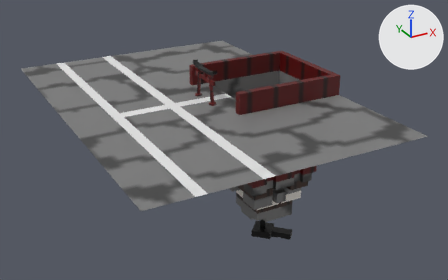
What one commit did to the Blender file stuff.blend.
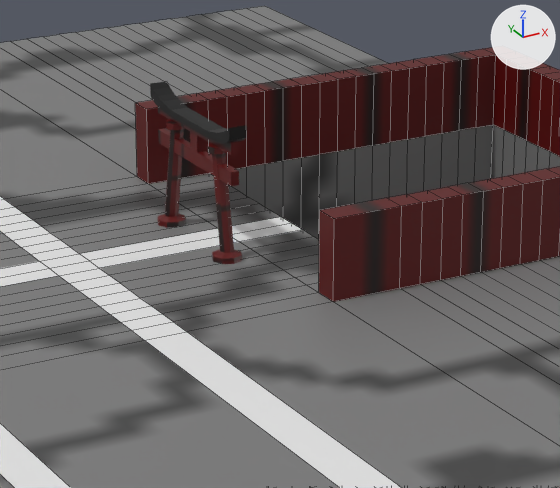
There are two pictures of each version: one whole from a 50 mm lens placed at (-147.1, -226.6, 156.3), pointed at (-21.5, 1.7, 42.1), one close up on the part from 35% to 66% of the width and 14% to 58% of the height. The lights are fixed; the arrows at upper right show +X, +Y and +Z. The close-ups show mesh edges as thin lines.
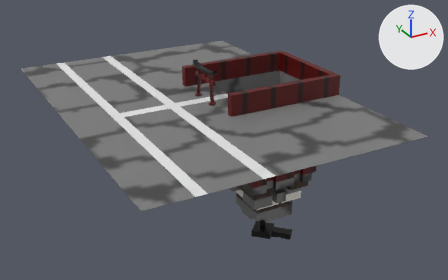
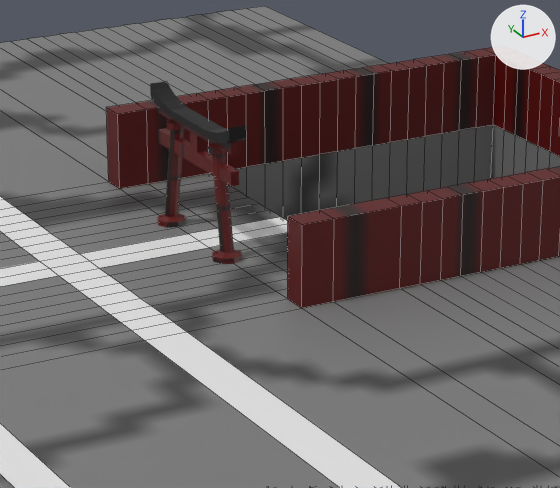
The change, as a diff of the scene's bpy script:
```diff
--- a/stuff.blend.py
+++ b/stuff.blend.py
@@ me_cube @@
 # used by ob_cube; location = (0.0, 0.0, 1.0)
-me_cube.from_pydata(...)  # 2046 vertices, 2011 faces; spans x -92.0..23.0, y -76.0..85.0, z -14.0..72.0
+me_cube.from_pydata(...)  # 2071 vertices, 2037 faces; spans x -92.0..23.0, y -76.0..85.0, z -14.0..72.0
+# me_cube part 1
+# 20 faces are deleted
+# 25 new vertices lie (-4.0, 0.0, 0.0) away from vertices in x -28.0, y -76.0..85.0, z 63.0..72.0
+# 34 new faces join them, mat_cobble (picture img_cobble_png)
+# 4 new faces join them, mat_path (white #e7e7e7)
+# 8 new faces join them, mat_wall_divider_red (picture img_paper_wall_divider_red_png)
+# me_cube part 2: 395 kept faces spanning x -28.0..23.0, y -23.0..23.0, z 24.0..72.0 get new texture (UV) coordinates
 me_cube.materials.append(mat_wall)
```

Pixel boxes (x1, y1, x2, y2) of what changed, in the close-ups (560 x 488 px):
part 1 of me_cube, built on
    both: (0, 90, 560, 488)
part 2 of me_cube, surface changed
    both: (136, 52, 560, 302)
